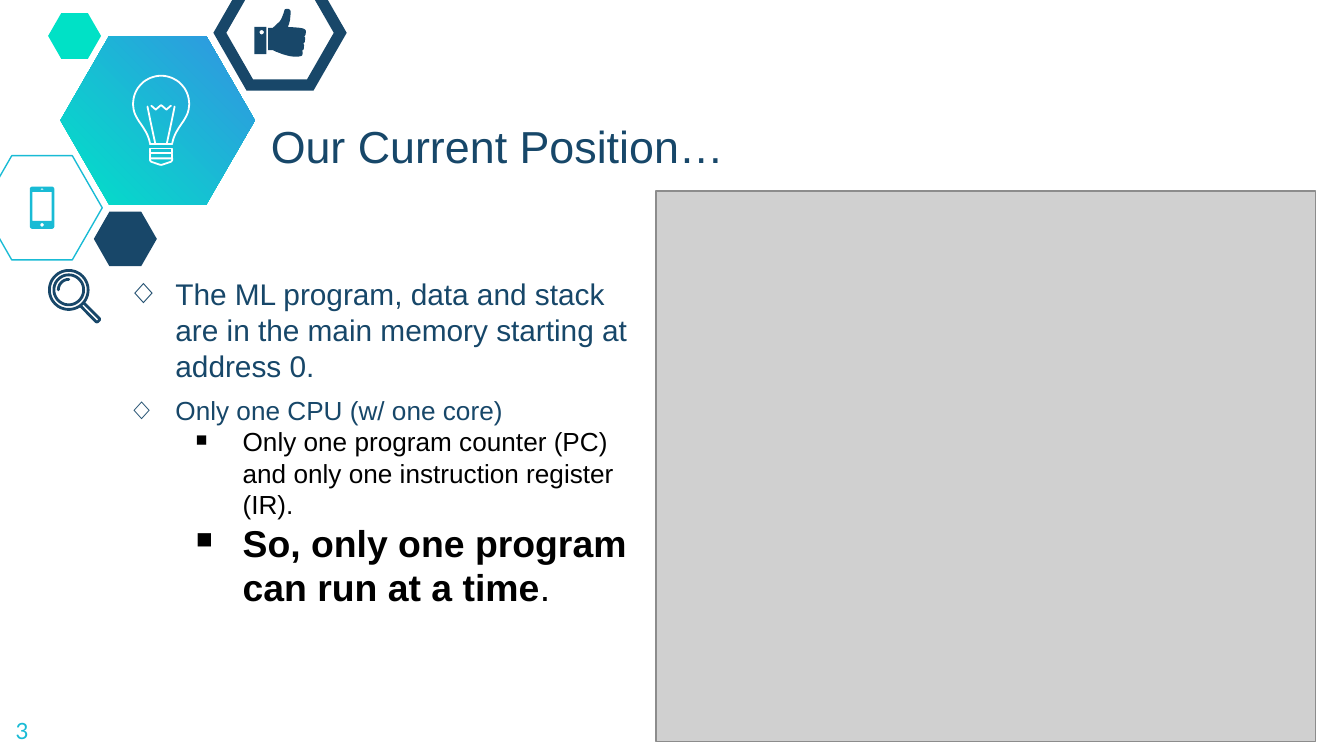
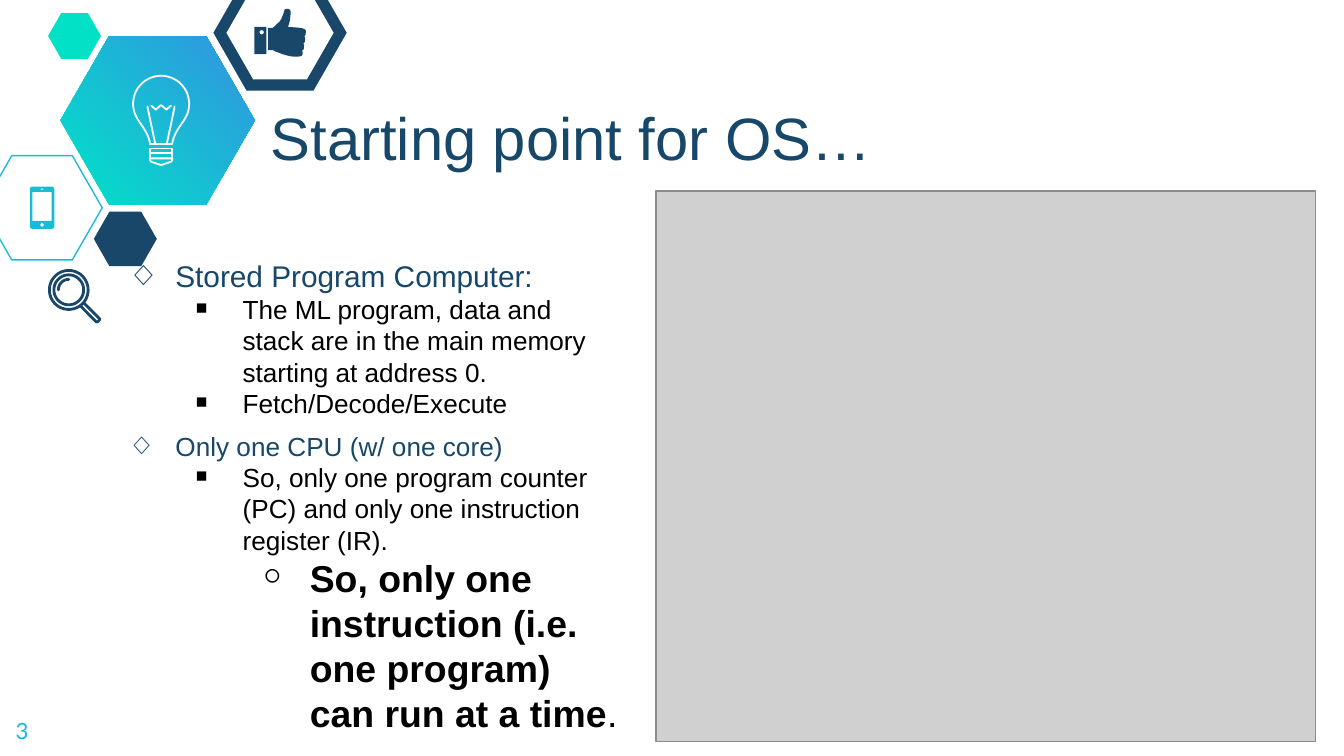
Before and after one commit to dickinson-comp256/COMP256, a slide deck: slide 3 of docs/slides/20-S-OSAbstractions.pptx. Drawn at 1344x756 pixels with LibreOffice and Linux fonts; fonts in the diff are those of the drawing; grey boxes stand for pictures; background and template pictures are left out. Boxes give left, top, right and bottom in pixels: in the first picture for what was removed or moved away, otherwise in the second. Text is boxed around its words. In the diff, an @@ line names an element or a change of style, - is before the commit and + after.

```diff
--- a/docs/slides/20-S-OSAbstractions.pptx
+++ b/docs/slides/20-S-OSAbstractions.pptx
@@ title at [271, 116, 871, 171]: text changed; size 24 to 32 pt @@
-Our Current Position…
+Starting point for OS…
@@ text "Stored Program Computer:": place and size @@
-text "Stored Program Computer:" at [175, 283, 627, 602]
+text "Stored Program Computer:" at [175, 265, 587, 690]
@@ text at [175, 265, 533, 292]: paragraph added @@
+◇ Stored Program Computer:
@@ text at [243, 300, 585, 388]: size 16 to 14 pt, text colour #174769 to #000000 in "The ML program, data and stack are ..."; bullet ◇ to ￭; list level 1 to 2 in "The ML program, data and ..."; bullet colour #174769 to #000000 @@
@@ text at [243, 394, 508, 414]: paragraph added @@
+  ￭ Fetch/Decode/Execute
@@ text at [243, 468, 587, 690]: text changed @@
-  ￭ Only one program counter (PC) and only one instruction register (IR).
-  ￭ So, only one program can run at a time.
+  ￭ So, only one program counter (PC) and only one instruction register (IR).
+    ￮ So, only one instruction (i.e. one program) can run at a time.
```
Also in this commit, not shown: 5 other slides changed, 1 other file.
